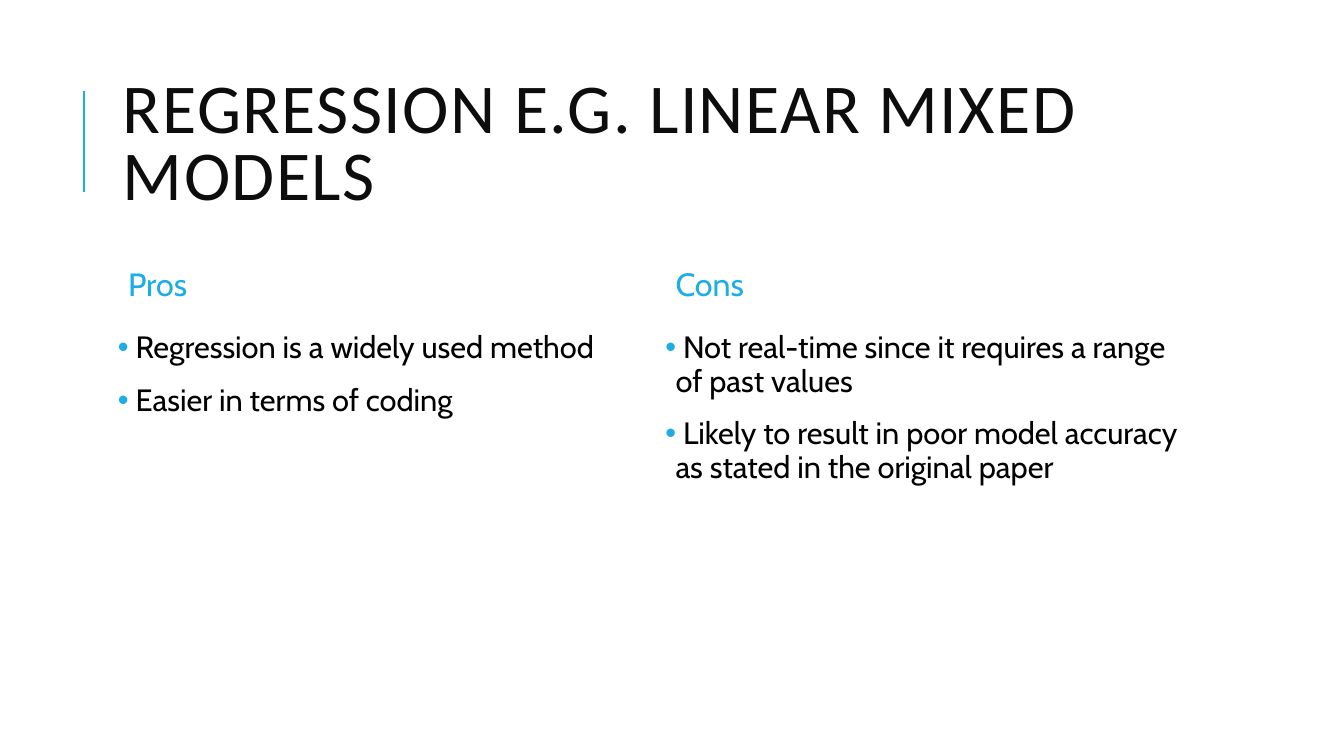
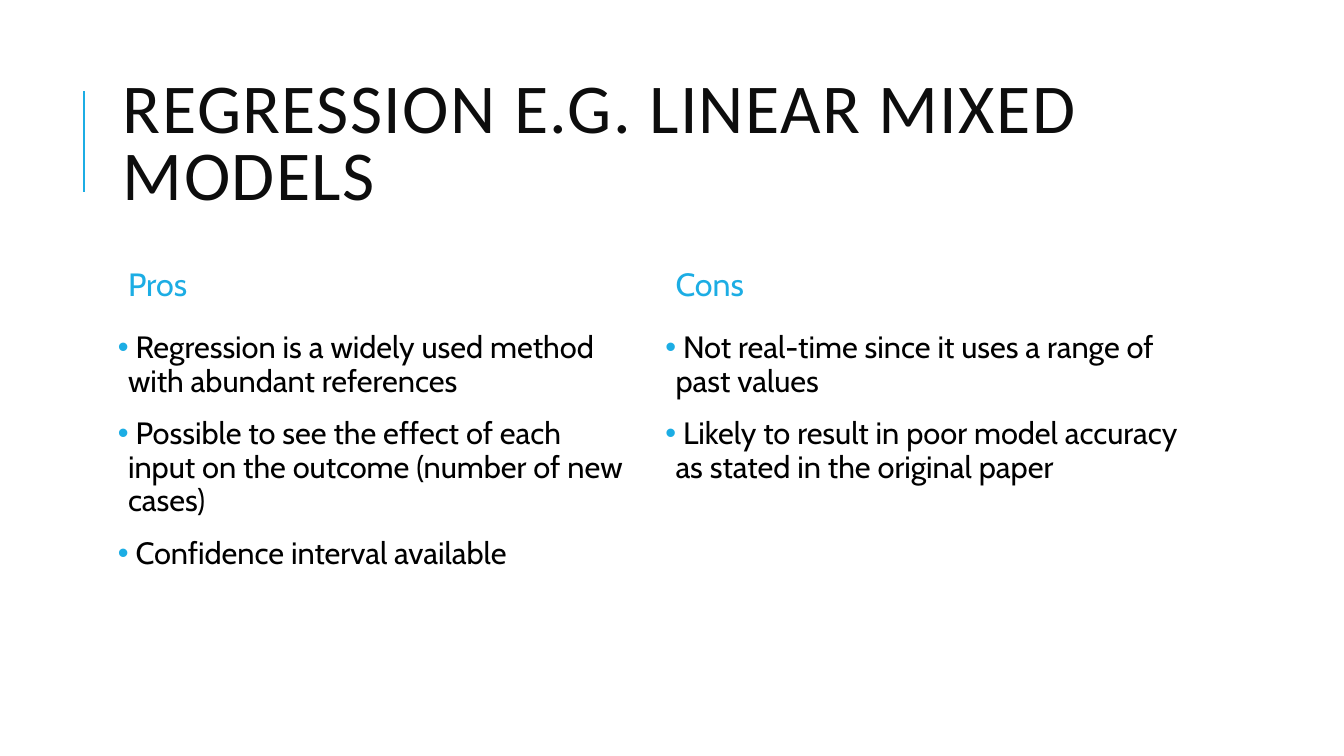
Before and after one commit to florencema1/rtestww, a slide deck: slide 17 of Presentation 1.pptx (slide 15 before the commit). Drawn at 1344x756 pixels with LibreOffice and Linux fonts; fonts in the diff are those of the drawing. Boxes give left, top, right and bottom in pixels: in the first picture for what was removed or moved away, otherwise in the second. Text is boxed around its words. In the diff, an @@ line names an element or a change of style, - is before the commit and + after.

```diff
--- a/Presentation 1.pptx
+++ b/Presentation 1.pptx
@@ text at box(128, 335, 622, 565): text changed @@
-• Regression is a widely used method
-• Easier in terms of coding
+• Regression is a widely used method with abundant references
+• Possible to see the effect of each input on the outcome (number of new cases)
+• Confidence interval available
@@ text at box(676, 335, 1154, 398): text changed @@
-• Not real-time since it requires a range of past values
+• Not real-time since it uses a range of past values
```
Also in this commit, not shown: 9 other slides changed, 2 slides added, 15 other files.
